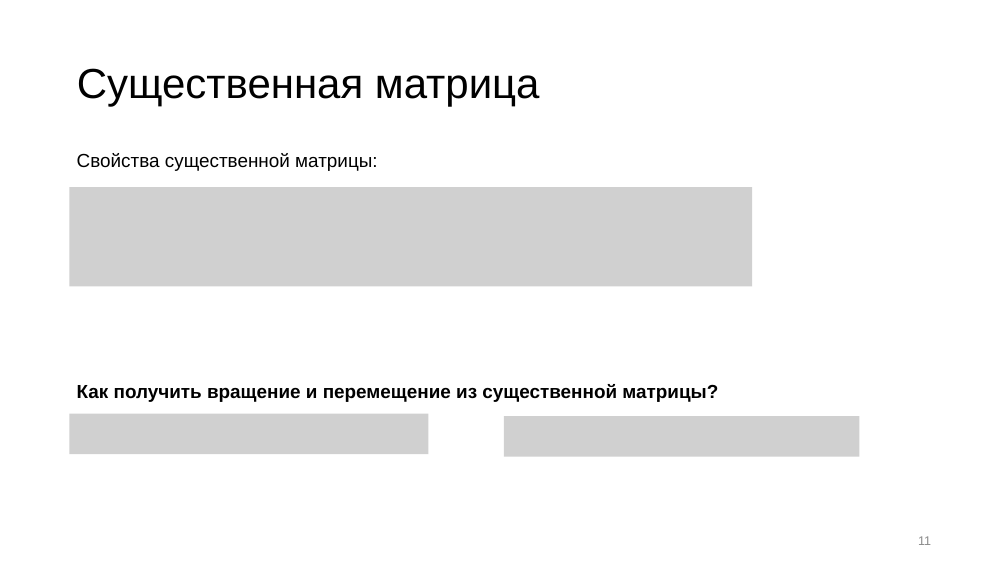
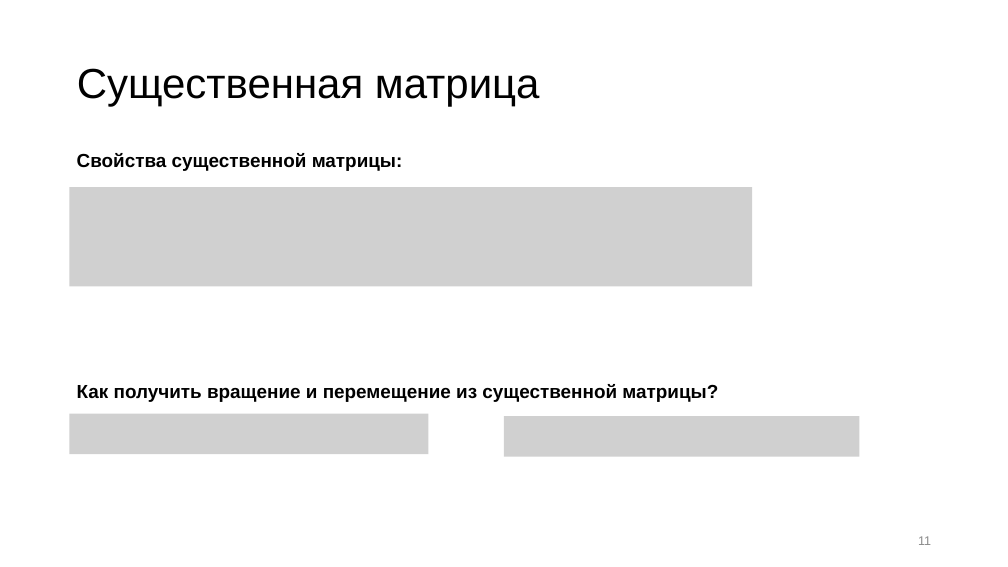
Before and after one commit to Anton-Shvetsov/bmstu_computer_vision, a slide deck: slide 11 of lesson5/SLAM.pptx. Drawn at 1008x567 pixels with LibreOffice and Linux fonts; fonts in the diff are those of the drawing; grey boxes stand for pictures. Boxes give left, top, right and bottom in pixels: in the first picture for what was removed or moved away, otherwise in the second. Text is boxed around its words. In the diff, an @@ line names an element or a change of style, - is before the commit and + after.

```diff
--- a/lesson5/SLAM.pptx
+++ b/lesson5/SLAM.pptx
@@ text "Свойства существенной матрицы:" at box(77, 153, 403, 171): bold on @@
```
Also in this commit, not shown: 9 other slides changed, 1 other file.
